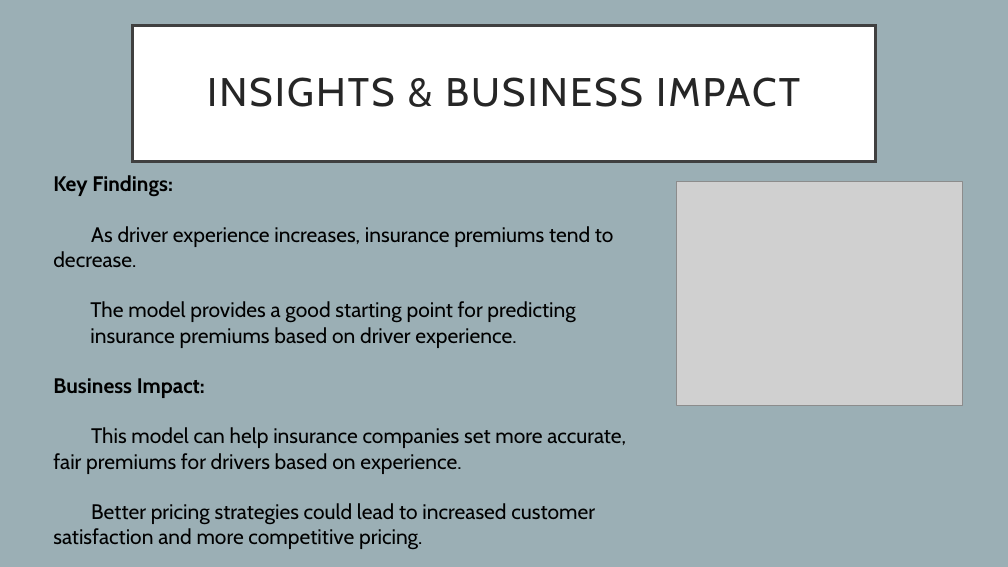
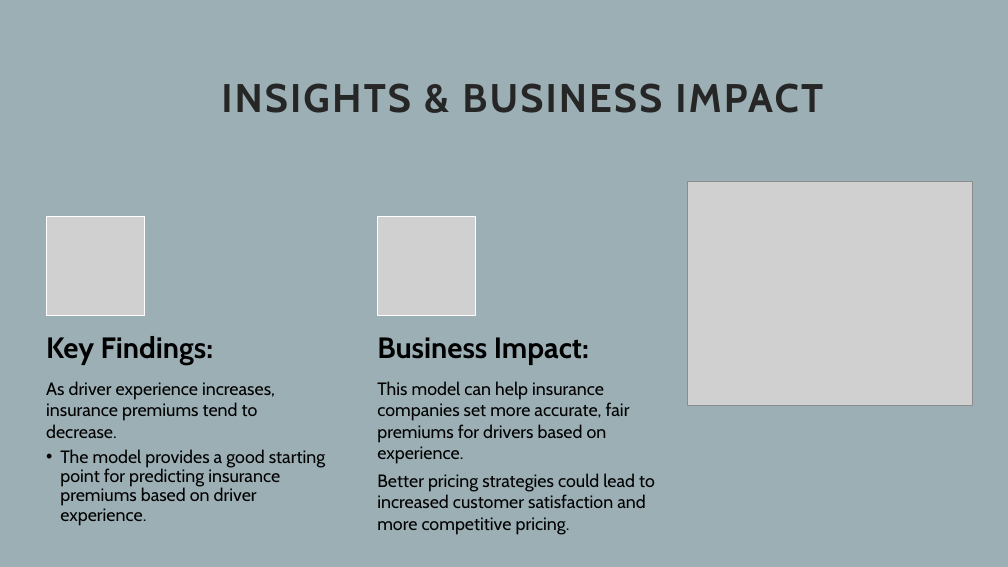
Before and after one commit to Yan1702/IOD17Feb, a slide deck: slide 11 of MiniProject1/MiniProject1_Presentation.pptx. Drawn at 1008x567 pixels with LibreOffice and Linux fonts; fonts in the diff are those of the drawing; grey boxes stand for pictures. Boxes give left, top, right and bottom in pixels: in the first picture for what was removed or moved away, otherwise in the second. Text is boxed around its words. In the diff, an @@ line names an element or a change of style, - is before the commit and + after.

```diff
--- a/MiniProject1/MiniProject1_Presentation.pptx
+++ b/MiniProject1/MiniProject1_Presentation.pptx
@@ title "INSIGHTS & BUSINESS IMPACT": place and size @@
-title "INSIGHTS & BUSINESS IMPACT" at (132,25,876,161)
+title "INSIGHTS & BUSINESS IMPACT" at (221,83,823,113)
@@ title "INSIGHTS & BUSINESS IMPACT" at (221,83,823,113): bold on; fill #FFFFFF to none; outline #404040 3 pt to none @@
@@ text at (53,175,614,398): paragraphs removed @@
-Key Findings:
-As driver experience increases, insurance premiums tend to decrease.
-The model provides a good starting point for predicting insurance premiums based on driver experience.
-Business Impact:
@@ picture: place and size @@
-picture at (677,181,963,406)
+picture at (687,181,973,406)
@@ group added at (46,217,589,526): 3 texts, 2 pictures @@
+Key Findings:
+As driver experience increases, insurance premiums tend to decrease.
+  • The model provides a good starting point for predicting insurance premiums based on driver experience.
+Business Impact:
@@ text "This model can help insurance ...": place and size @@
-text "This model can help insurance ..." at (53,175,626,549)
+text "This model can help insurance ..." at (377,381,655,535)
@@ text "This model can help insurance ..." at (377,381,655,535): size 20 to 17 pt; more space between paragraphs @@
```
Also in this commit, not shown: 11 other slides changed.
